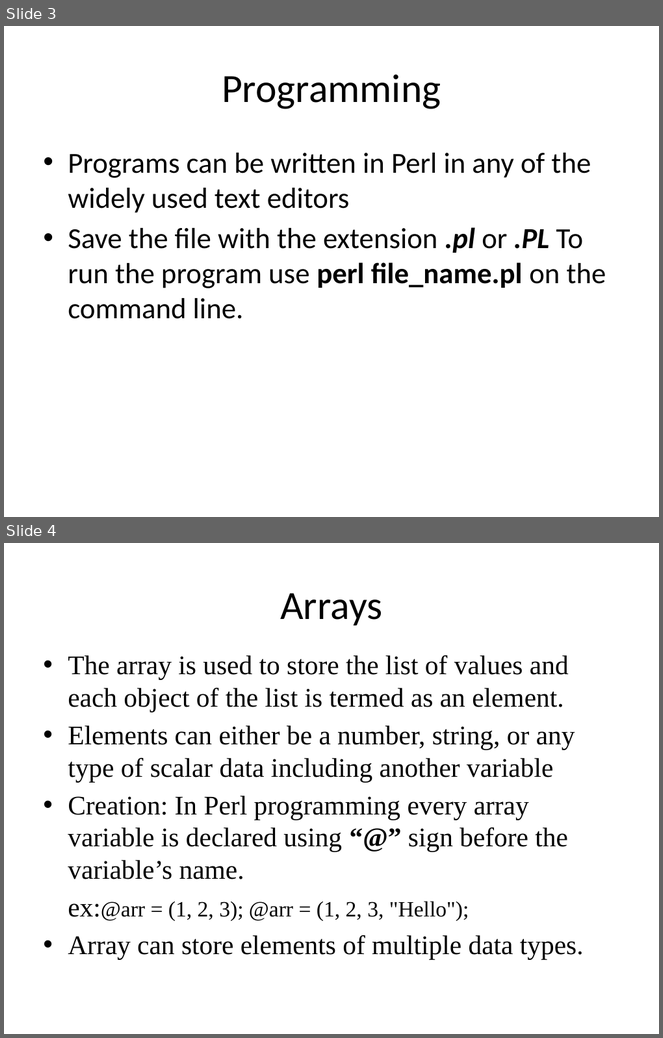
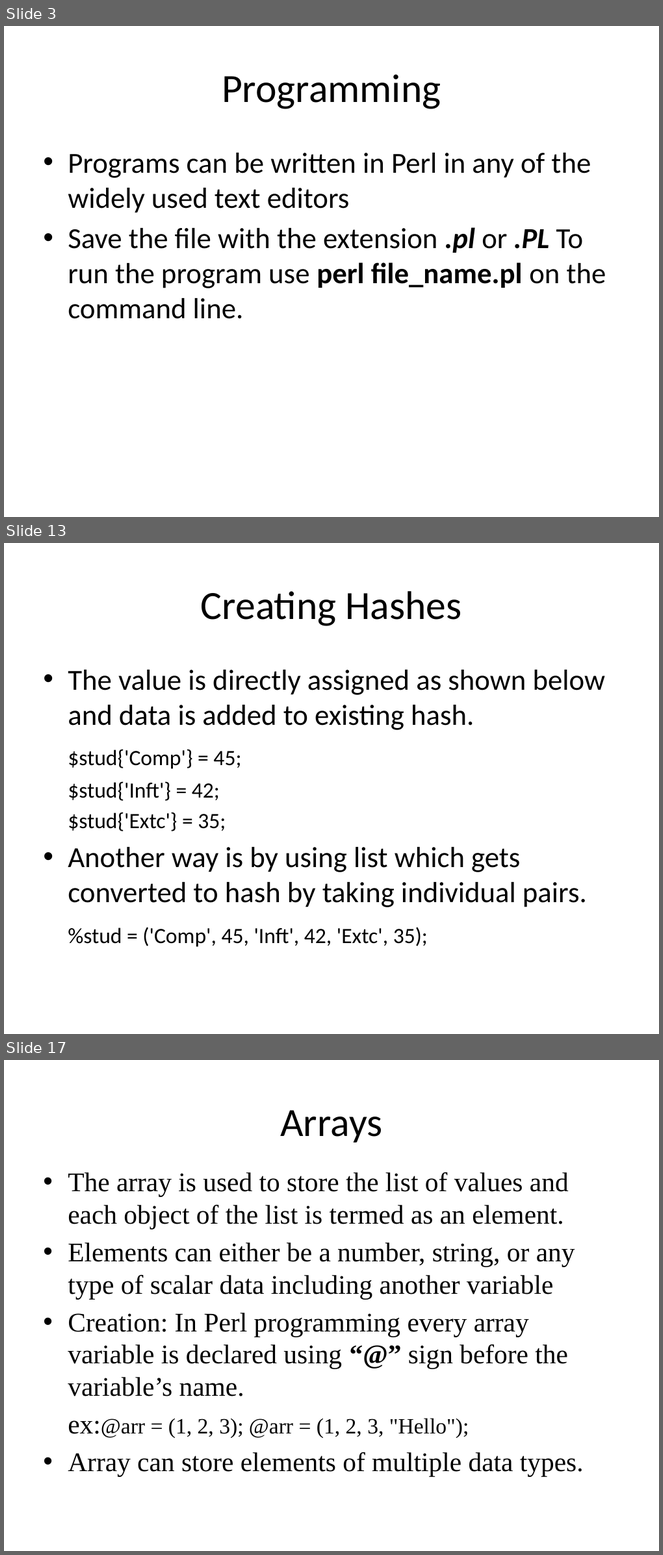
Before and after one commit to srivalli-project/BI_Team_Status, a slide deck: Santhoshi/PerlBasics.pptx. Shown one above the other, each under a label of ours: slides 3 and 4 before the commit, slides 3, 13 and 17 after it; the slides between them are not shown. The pictures are 663x1038 and 663x1555 pixels, drawn with LibreOffice and Linux fonts; fonts in the diff are those of the drawing. Boxes give left, top, right and bottom in pixels: in the first picture for what was removed or moved away, otherwise in the second. Text is boxed around its words. In the diff, an @@ line names an element or a change of style, - is before the commit and + after.

```diff
--- a/Santhoshi/PerlBasics.pptx
+++ b/Santhoshi/PerlBasics.pptx
@@ slide 13 added at bbox=[4, 543, 659, 1034], background #FFFFFF @@
@@ title added at bbox=[201, 591, 462, 626], 44 pt, text #000000 @@
+Creating Hashes
@@ text added at bbox=[68, 670, 606, 947], 32 pt, text #000000 @@
+• The value is directly assigned as shown below and data is added to existing hash.
+$stud{'Comp'} = 45;
+$stud{'Inft'} = 42;
+$stud{'Extc'} = 35;
+• Another way is by using list which gets converted to hash by taking individual pairs.
+%stud = ('Comp', 45, 'Inft', 42, 'Extc', 35);
@@ what was slide 4 is now slide 17 @@
```
Also in this commit, not shown: 12 other slides added, 8 other files.
